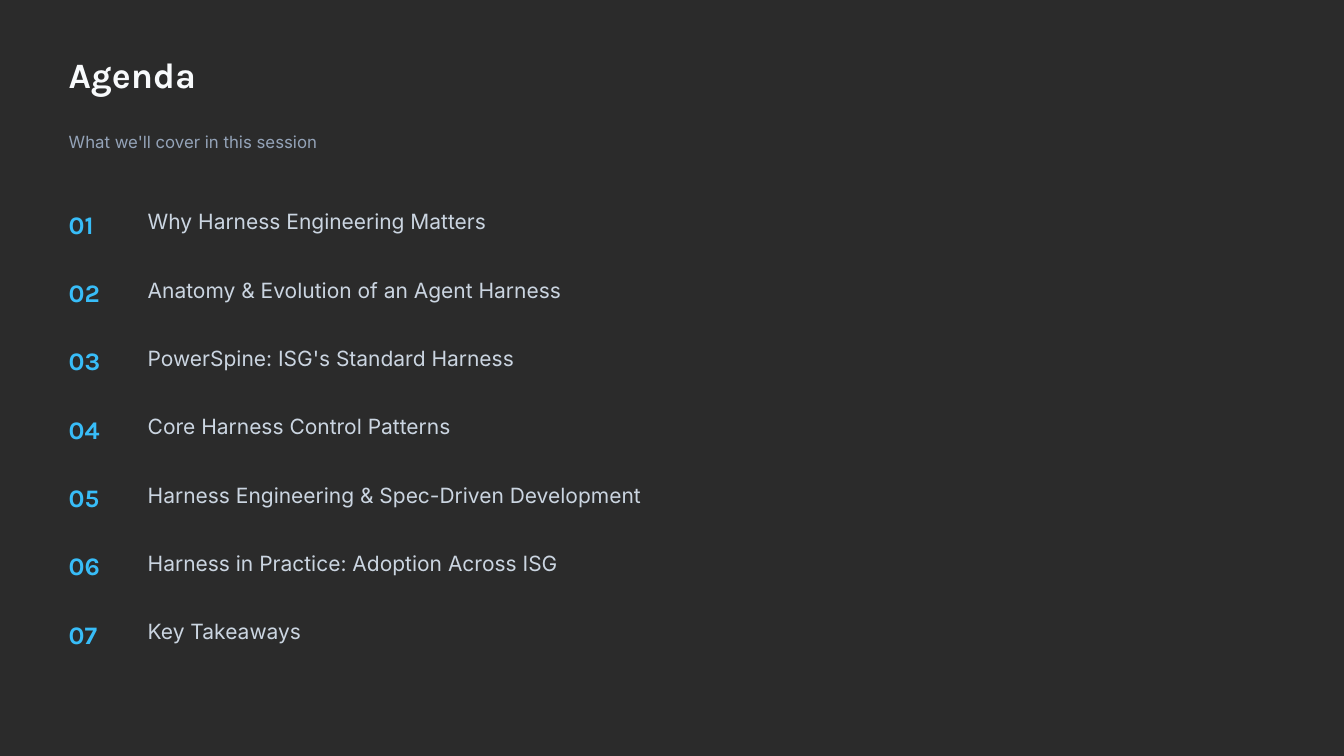
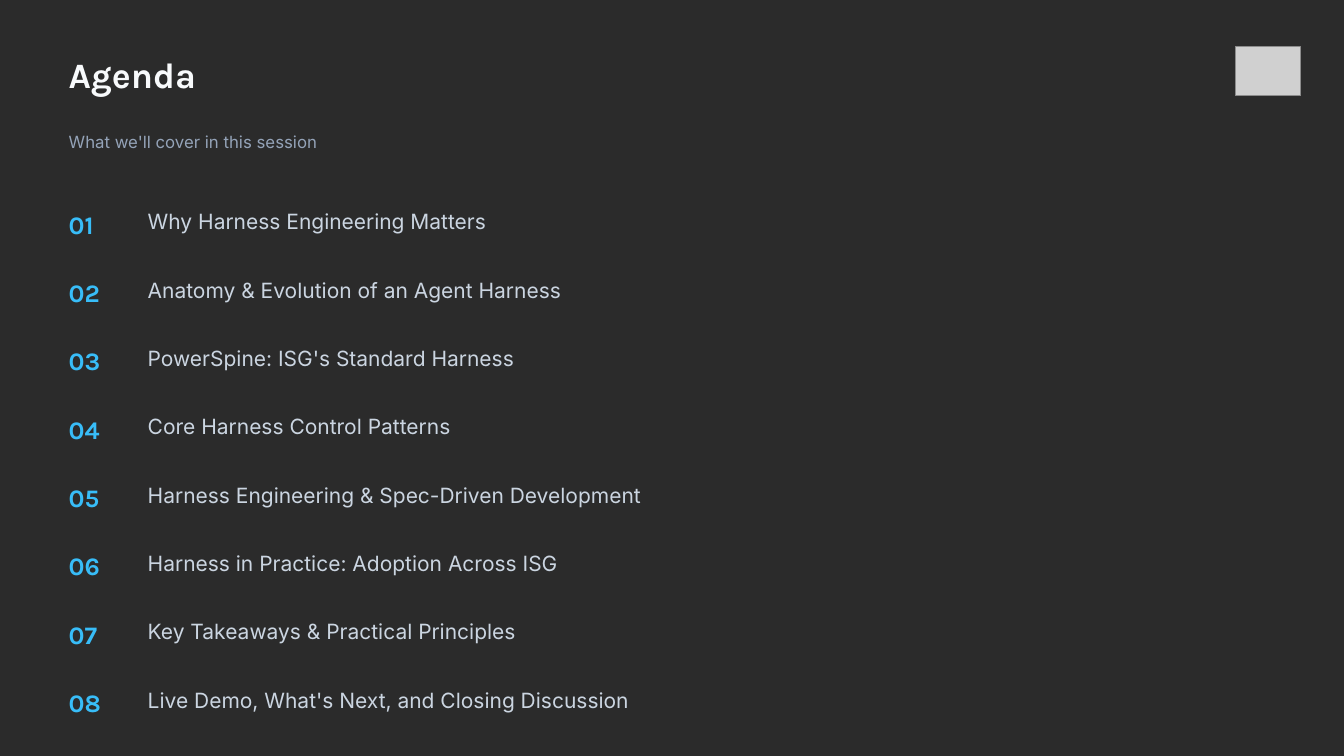
Before and after one commit to balakrishnaakuleti/harness_engineering, a slide deck: slide 2 of Harness Engineering in the Agentic Era (1).pptx. Drawn at 1344x756 pixels with LibreOffice and Linux fonts; fonts in the diff are those of the drawing; grey boxes stand for pictures; background and template pictures are left out; a plain dark background stands for a picture behind light text. Boxes give left, top, right and bottom in pixels: in the first picture for what was removed or moved away, otherwise in the second. Text is boxed around its words. In the diff, an @@ line names an element or a change of style, - is before the commit and + after.

```diff
--- a/Harness Engineering in the Agentic Era (1).pptx
+++ b/Harness Engineering in the Agentic Era (1).pptx
@@ picture added at bbox=[1236, 46, 1301, 96] @@
@@ text at bbox=[148, 623, 515, 644]: text changed @@
-Key Takeaways
+Key Takeaways & Practical Principles
@@ text added at bbox=[69, 695, 101, 713], 18 pt, text #38BDF8, bold @@
+08
@@ text added at bbox=[148, 692, 629, 713], 15 pt, text #CBD5E1 @@
+Live Demo, What's Next, and Closing Discussion
```
Also in this commit, not shown: 10 other slides changed, 4 slides added.
